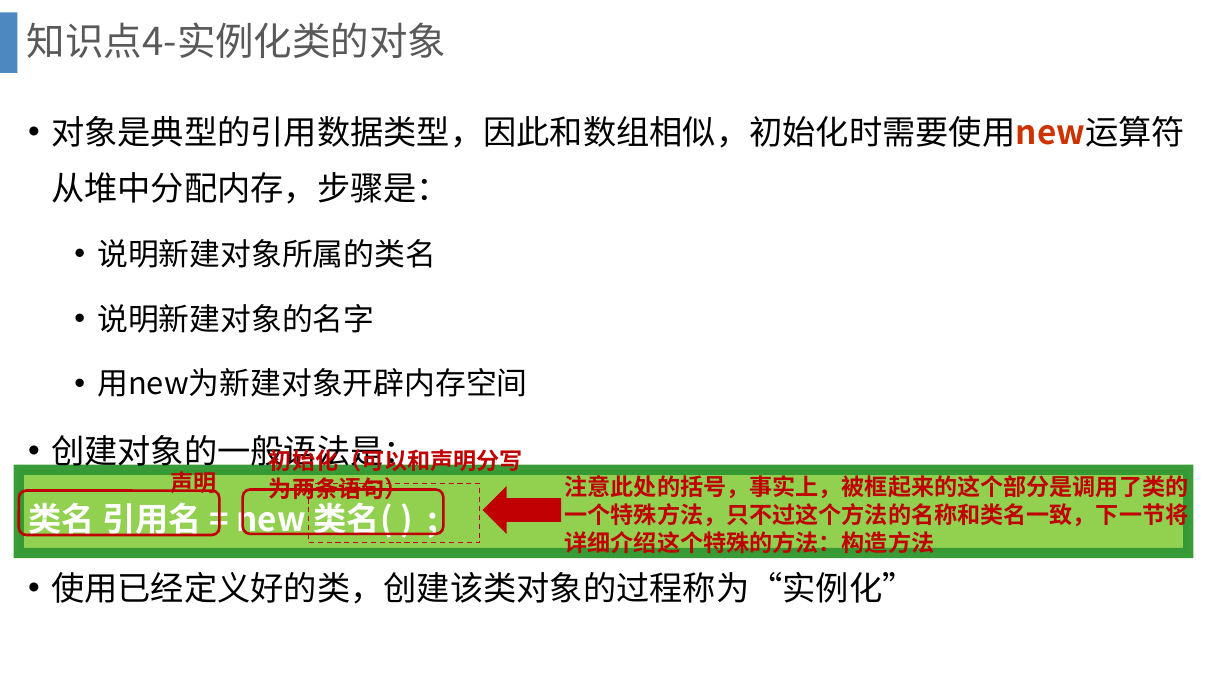
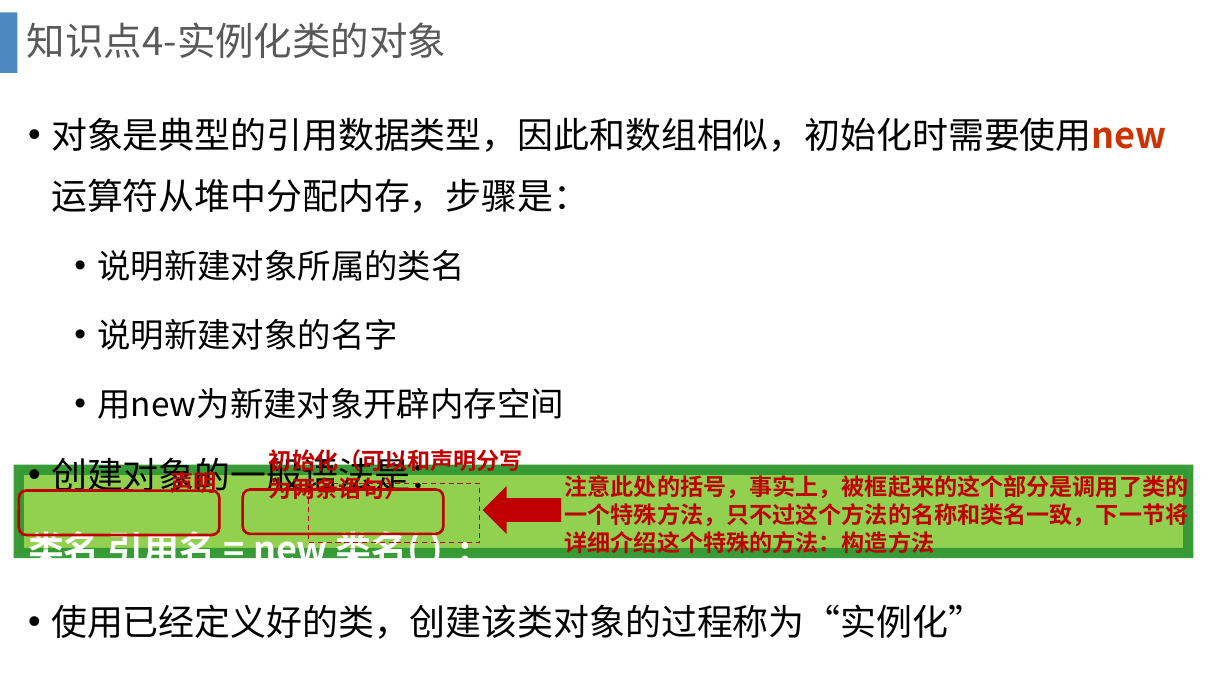
Before and after one commit to gcl-ant/study, a slide deck: slide 39 of gcl/教案/JavaPPT/JavaPPT/4.pptx. Drawn at 1232x693 pixels with LibreOffice and Linux fonts; fonts in the diff are those of the drawing; background and template pictures are left out. Boxes give left, top, right and bottom in pixels: in the first picture for what was removed or moved away, otherwise in the second. Text is boxed around its words. In the diff, an @@ line names an element or a change of style, - is before the commit and + after.

```diff
--- a/gcl/教案/JavaPPT/JavaPPT/4.pptx
+++ b/gcl/教案/JavaPPT/JavaPPT/4.pptx
@@ text "对象是典型的引用数据类型，因此和数组相似，初始化时需要使用new运算符从堆中分配内存，步骤是：" at (28,117,1166,639): size 25.9 to 28 pt in "对象是典型的引用数据类型，因此和数组相似，初始化时需要使用new运算符从堆中分配内存，步骤是：", "创建对象的一般语法是：", "类名 引用名 = new 类名( ) ;", "使用已经定义好的类，创建该类对象的过程称为“实例化”"; size 24.1 to 26 pt in "说明新建对象所属的类名", "说明新建对象的名字", "用new为新建对象开辟内存空间" @@
```
Also in this commit, not shown: 6 other slides changed, 9 other files.
